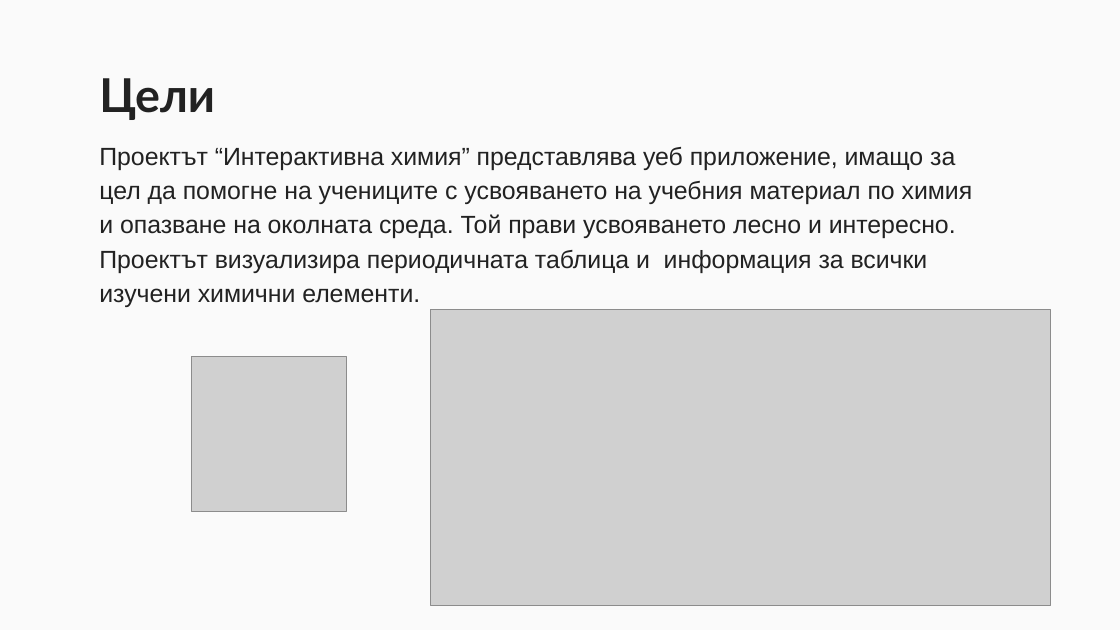
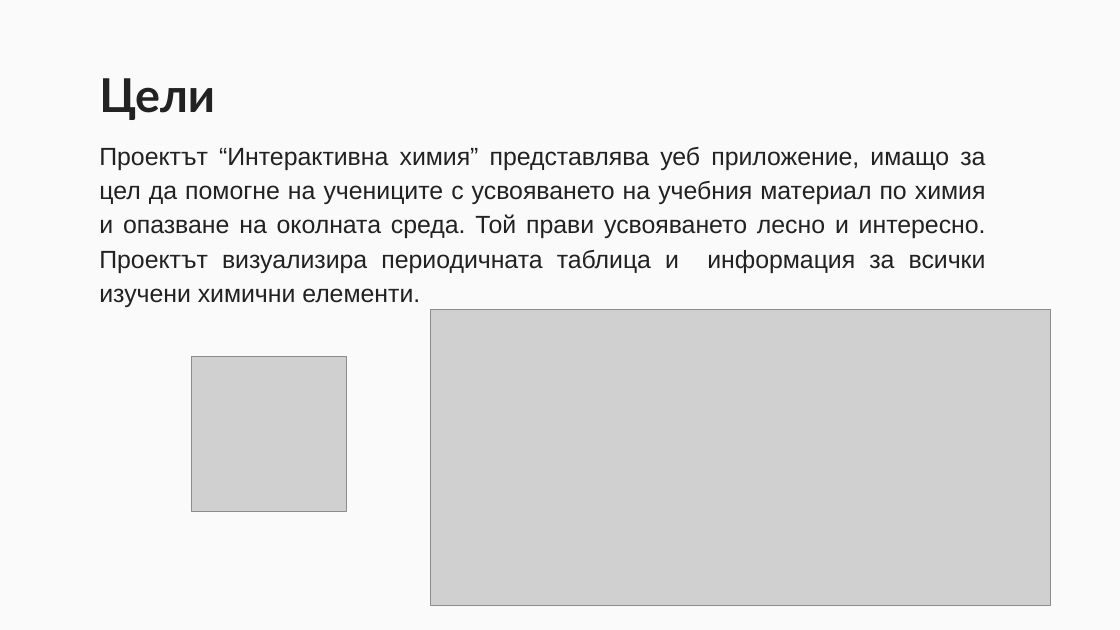
Before and after one commit to NikolaIvanov0821/Interactive-Chemie, a slide deck: slide 2 of Интерактивна химия.pptx. Drawn at 1120x630 pixels with LibreOffice and Linux fonts; fonts in the diff are those of the drawing; grey boxes stand for pictures. Boxes give left, top, right and bottom in pixels: in the first picture for what was removed or moved away, otherwise in the second. Text is boxed around its words. In the diff, an @@ line names an element or a change of style, - is before the commit and + after.

```diff
--- a/Интерактивна химия.pptx
+++ b/Интерактивна химия.pptx
@@ text "Проектът “Интерактивна химия” представлява уеб ..." at (99, 147, 986, 307): alignment left to justified @@
```
Also in this commit, not shown: 3 other slides changed.
